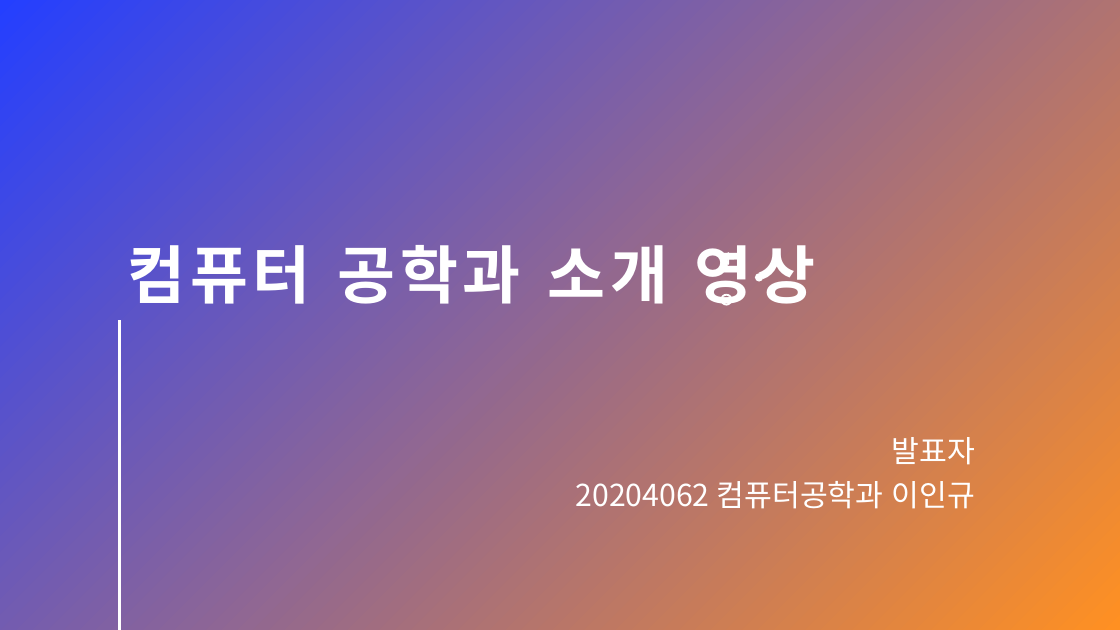
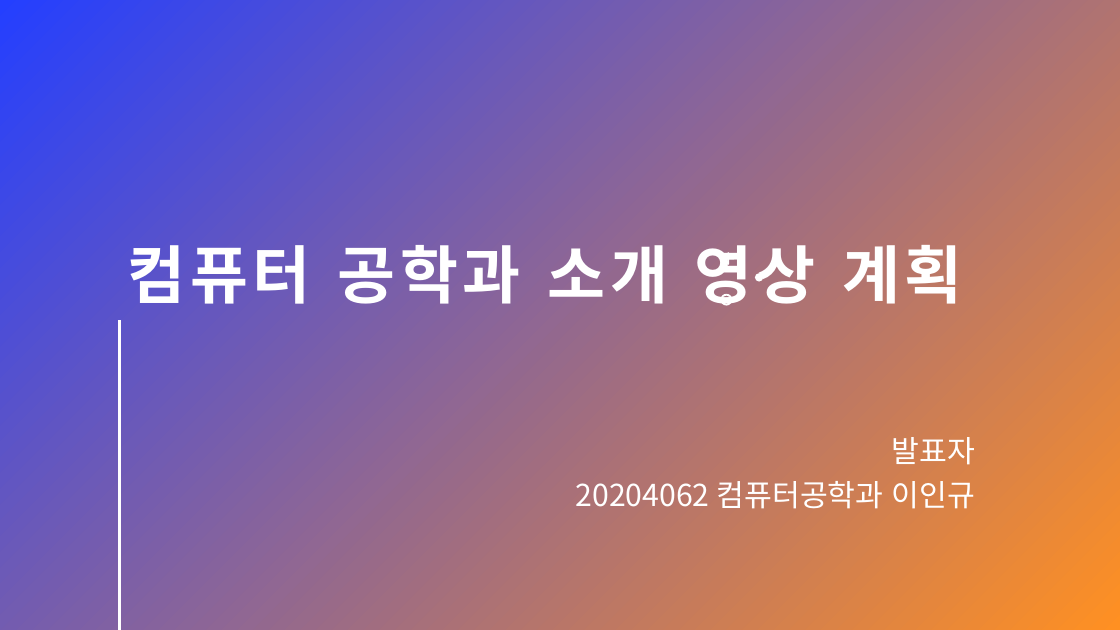
Before and after one commit to DevelopLee20/2023-1-Univ, a slide deck: slide 1 of 컴퓨터그래픽스_홍인식/term project/컴퓨터 그래픽스 영상 제작.pptx. Drawn at 1120x630 pixels with LibreOffice and Linux fonts; fonts in the diff are those of the drawing. Boxes give left, top, right and bottom in pixels: in the first picture for what was removed or moved away, otherwise in the second. Text is boxed around its words. In the diff, an @@ line names an element or a change of style, - is before the commit and + after.

```diff
--- a/컴퓨터그래픽스_홍인식/term project/컴퓨터 그래픽스 영상 제작.pptx
+++ b/컴퓨터그래픽스_홍인식/term project/컴퓨터 그래픽스 영상 제작.pptx
@@ title at <box>128,245,963,306</box>: text changed @@
-컴퓨터 공학과 소개 영상
+컴퓨터 공학과 소개 영상 계획
```
Also in this commit, not shown: 20 other files.
